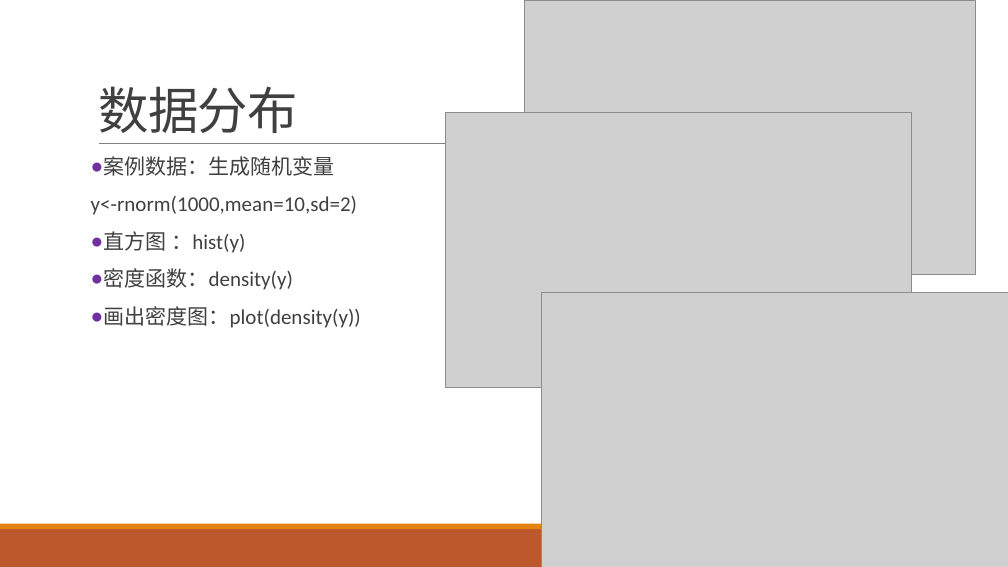
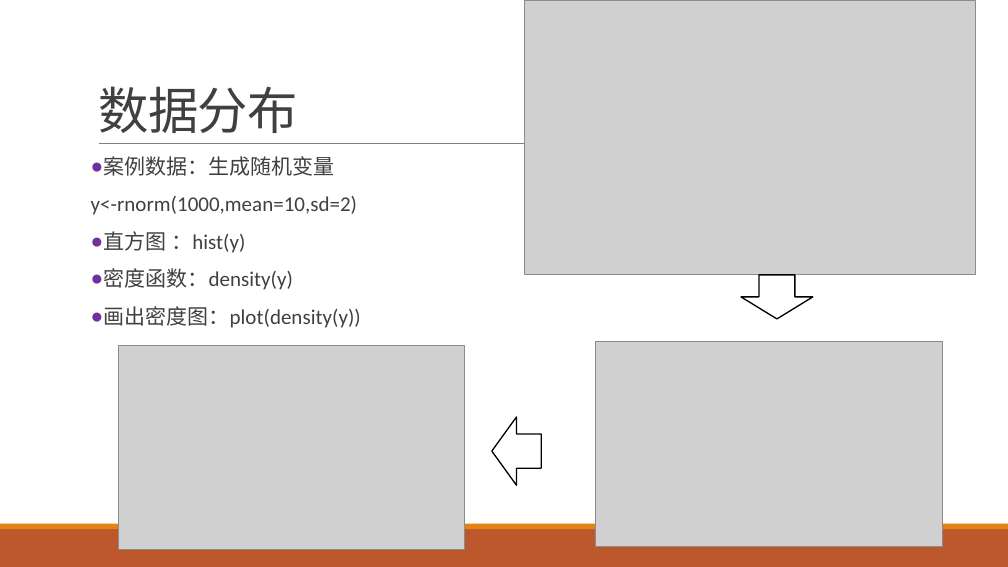
Before and after one commit to exoplanetX/DataAnalytics, a slide deck: slide 2 of 实验-4-非参数分析.pptx (slide 4 before the commit). Drawn at 1008x567 pixels with LibreOffice and Linux fonts; fonts in the diff are those of the drawing; grey boxes stand for pictures. Boxes give left, top, right and bottom in pixels: in the first picture for what was removed or moved away, otherwise in the second. Text is boxed around its words. In the diff, an @@ line names an element or a change of style, - is before the commit and + after.

```diff
--- a/实验-4-非参数分析.pptx
+++ b/实验-4-非参数分析.pptx
@@ down arrow added at (741, 275, 813, 319), fill #FFFFFF, outline #000000 1.25 pt @@
@@ picture: place and size @@
-picture at (542, 292, 1008, 567)
+picture at (119, 346, 465, 550)
@@ picture: place and size @@
-picture at (445, 113, 912, 388)
+picture at (595, 341, 943, 546)
@@ right arrow added at (492, 417, 541, 485), fill #FFFFFF, outline #000000 1.25 pt @@
```
Also in this commit, not shown: 7 other slides changed, 23 slides removed.
